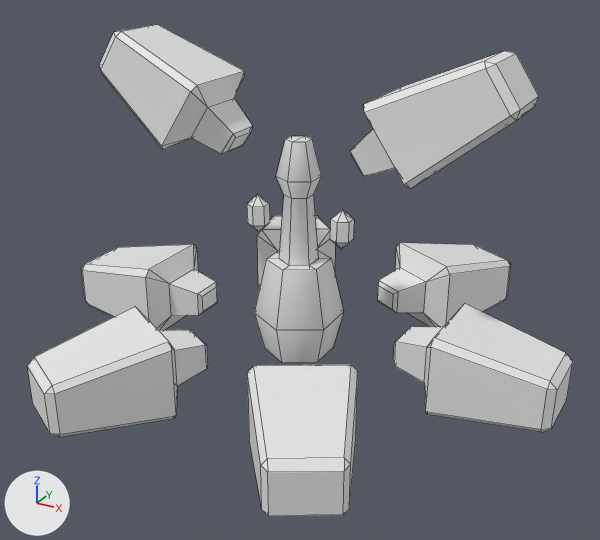
The FBX model Cognition/Assets/Graphics/Models/Cogs/Arcane/new_Arcane_Basic_01.fbx, before and after one commit.
Camera for both pictures: a 50 mm lens placed at (2.04, -3.7, 2.4), pointed at (0.07, -0.11, 0.61). The axes (+X, +Y, +Z) are drawn at lower left. The lights are the same throughout. Mesh edges are drawn as thin lines. Where no turn or scale is listed for an object, it has been applied to the vertices.

The scene before the commit, as lines of its bpy script (objects in view):
```python
ob_crystal_eye_a = bpy.data.objects.new('Crystal_Eye_A', me_sphere)
ob_crystal_eye_a.location = (0.258, 0.0, 0.837)
ob_crystal_eye_a.rotation_euler = (0.0, 0.0106, 0.0)  # degrees (0, 0.6, 0)
ob_crystal_eye_b = bpy.data.objects.new('Crystal_Eye_B', me_sphere_001)
ob_crystal_eye_b.location = (-0.256, 0.0, 0.837)
ob_crystal_eye_b.rotation_euler = (0.0, -0.00999, 0.0)  # degrees (0, -0.6, 0)
ob_cube = bpy.data.objects.new('Cube', me_source_007)
ob_cube.location = (-1.021, 0.0, 0.22)
ob_cube_001 = bpy.data.objects.new('Cube.001', me_source_006)
ob_cube_001.location = (-0.51, -0.884, 0.22)
ob_thing_bottommesh = bpy.data.objects.new('Thing_BottomMesh', me_cylinder)
ob_thing_bottommesh.location = (0.0, 0.0, 0.421)
ob_thing_topmesh = bpy.data.objects.new('Thing_TopMesh', me_cylinder_001)
ob_thing_topmesh.location = (0.0, 0.0, 0.98)
ob_tooth_mesh_001 = bpy.data.objects.new('Tooth_Mesh.001', me_source_002)
ob_tooth_mesh_001.location = (0.713, 0.0, 1.45)
ob_tooth_mesh_001.rotation_euler = (0.0, 0.0144, 0.0)  # degrees (0, 0.8, 0)
ob_tooth_mesh_003 = bpy.data.objects.new('Tooth_Mesh.003', me_source_003)
ob_tooth_mesh_003.location = (0.51, 0.884, 0.22)
ob_tooth_mesh_004 = bpy.data.objects.new('Tooth_Mesh.004', me_source_004)
ob_tooth_mesh_004.location = (1.027, 0.037, 0.183)
# also in view: 'Tooth_Mesh' at (-0.75, 0.0, 1.48); 'Cube.002' at (0.55, -0.92, 0.23); 'Tooth_Mesh.002' at (-0.55, 0.92, 0.23)
```
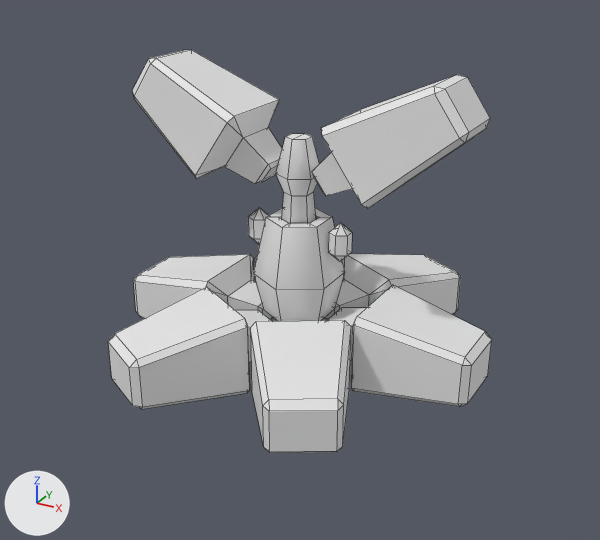
The change in detail:
Object 'Cube.001' (ob_cube_001) moves from (-0.51, -0.884, 0.22) to (-0.302, -0.522, 0.235).
Object 'Tooth_Mesh' (ob_tooth_mesh) turns from (0, -1.3, 0) to (0, 0, 0) degrees about x, y and z.
Object 'Tooth_Mesh' (ob_tooth_mesh) moves from (-0.715, 0.0, 1.448) to (-0.499, 0.0, 1.318).
Object 'Cube' (ob_cube) moves from (-1.021, 0.0, 0.22) to (-0.603, 0.0, 0.235).
Object 'Tooth_Mesh.003' (ob_tooth_mesh_003) moves from (0.51, 0.884, 0.22) to (0.302, 0.522, 0.235).
Object 'Thing_BottomMesh' (ob_thing_bottommesh) moves from (0.0, 0.0, 0.421) to (0.0, 0.0, 0.664).
Object 'Crystal_Eye_A' (ob_crystal_eye_a) moves from (0.258, 0.0, 0.837) to (0.25, 0.0, 0.762).
Object 'Cube.002' (ob_cube_002) moves from (0.51, -0.884, 0.22) to (0.302, -0.522, 0.235).
Object 'Tooth_Mesh.004' (ob_tooth_mesh_004) moves from (1.027, 0.037, 0.183) to (0.61, 0.037, 0.198).
Object 'Crystal_Eye_B' (ob_crystal_eye_b) moves from (-0.256, 0.0, 0.837) to (-0.25, 0.0, 0.762).
Object 'Tooth_Mesh.001' (ob_tooth_mesh_001) turns from (0, 0.8, 0) to (0, 0, 0) degrees about x, y and z.
Object 'Tooth_Mesh.001' (ob_tooth_mesh_001) moves from (0.713, 0.0, 1.45) to (0.499, 0.0, 1.318).
Object 'Thing_TopMesh' (ob_thing_topmesh) moves from (0.0, 0.0, 0.98) to (0.0, 0.0, 0.993).

Where the change shows, as pixel boxes (x1, y1, x2, y2) in the pictures (600 x 540 px):
'Cube.001', moved
    before: (27, 307, 208, 437)
    after: (108, 287, 272, 409)
'Tooth_Mesh.004', moved
    before: (393, 303, 573, 432)
    after: (326, 285, 492, 407)
'Cube.002', moved
    before: (247, 365, 358, 516)
    after: (250, 320, 351, 453)
'Tooth_Mesh.001', moved, turned
    before: (350, 51, 539, 189)
    after: (312, 75, 490, 209)
'Tooth_Mesh', moved, turned
    before: (100, 24, 252, 154)
    after: (133, 50, 282, 184)
'Thing_BottomMesh', moved
    before: (254, 250, 344, 363)
    after: (253, 208, 345, 321)
'Cube', moved
    before: (81, 244, 218, 330)
    after: (133, 254, 273, 319)
'Tooth_Mesh.003', moved
    before: (378, 243, 511, 327)
    after: (325, 254, 461, 320)
'Thing_TopMesh', moved
    before: (276, 136, 322, 266)
    after: (276, 134, 319, 223)
'Crystal_Eye_A', moved
    before: (330, 209, 354, 249)
    after: (328, 223, 352, 262)
'Crystal_Eye_B', moved
    before: (247, 194, 270, 232)
    after: (248, 207, 269, 245)
'Tooth_Mesh.002', unchanged, covered by the edit
    before: (257, 215, 335, 288)
